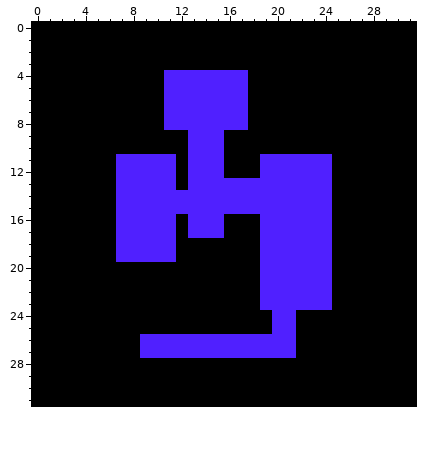
Pixel-art sprite, stored at res/Level1.png. Above, as it was before the edit.
The file is 32x32 pixels.
Once edited:
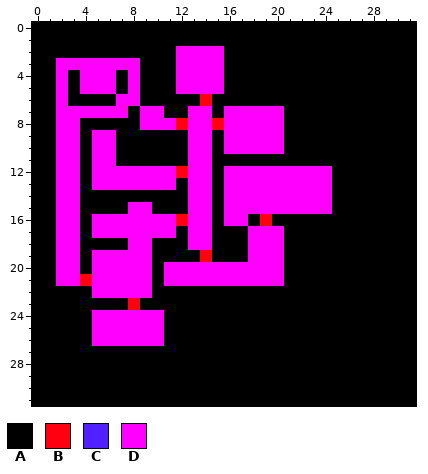
Palette (. is transparent): A #000000  B #ff0010  C #5020ff  D #ff00ff
Changes in this commit:
Changed rows in their new state; - is an unchanged pixel.
first column x 2:
 2 ----------DDDD---------
 3 DDDDDDD---DDDD---------
 4 D-DDD-D--ADDDDAA-------
 5 D-DDD-D--ADDDDAA-------
 6 D----DD--AAABAAA-------
 7 DDDDDD-DDAADDADDDDD----
 8 DD-----DDDBDDBDDDDD----
 9 DD-DD------DDADDDDD----
10 DD-DD------DDADDDDD----
11 DD-DDAAAAA-DDA---AAAAAA
12 DD-DDDDDDDBDDADDDDDDDDD
13 DD-DDDDDDD-DDADDDDDDDDD
14 DD---AAAAAADDADDDDDDDDD
15 DD---ADDAAADDADDDDDDDDD
16 DD-DDDDDDDBDDADD-BAAAAA
17 DD-DDDDDDD-DDA--DDDAAAA
18 DD---ADDAA-DD---DDDAAAA
19 DD-DDDDDAA--B---DDDAAAA
20 DD-DDDDD-DDDDDDDDDDAAAA
21 DDBDDDDD-DDDDDDDDDDAAAA
22 ---DDDDD---------AAAAAA
23 ------B----------AAAAAA
24 ---DDDDDD---------AA---
25 ---DDDDDD---------AA---
26 ---DDDDDDAAAAAAAAAAA---
27 -------AAAAAAAAAAAAA---
Boxes around the changes in both pictures, in picture pixels (x1, y1, x2, y2):
changed: (56, 46, 332, 358)
